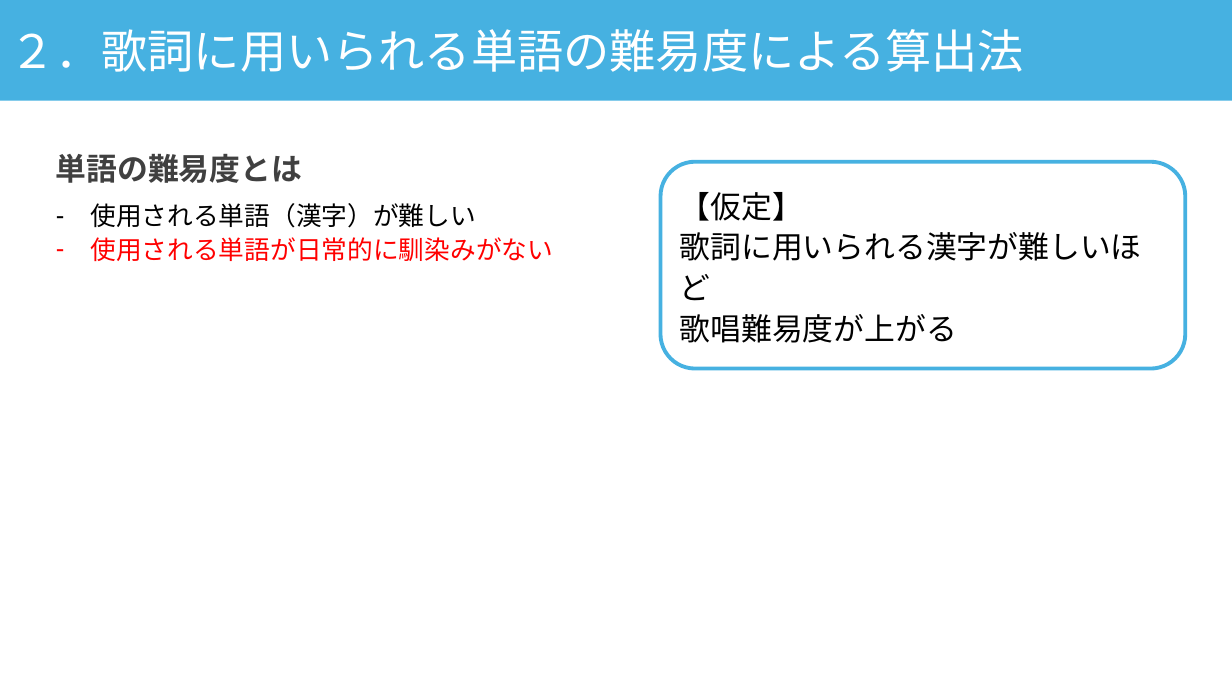
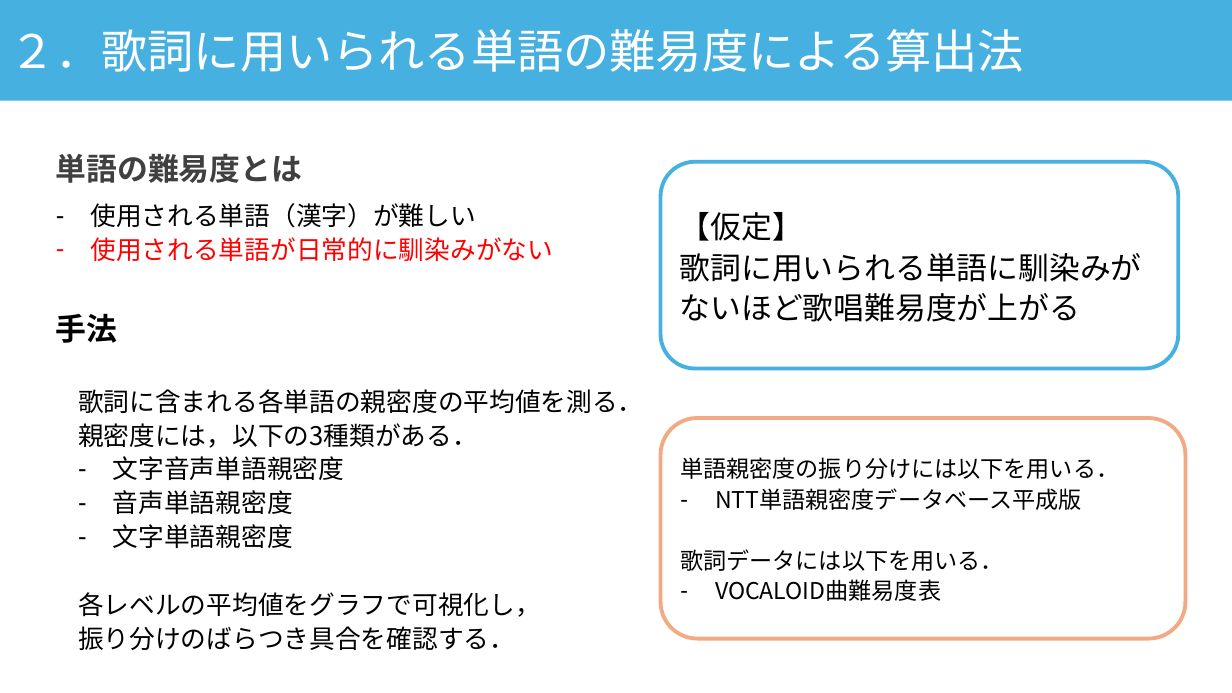
Before and after one commit to asn407/20241221, a slide deck: slide 10 of 年末発表.pptx. Drawn at 1232x693 pixels with LibreOffice and Linux fonts; fonts in the diff are those of the drawing. Boxes give left, top, right and bottom in pixels: in the first picture for what was removed or moved away, otherwise in the second. Text is boxed around its words. In the diff, an @@ line names an element or a change of style, - is before the commit and + after.

```diff
--- a/年末発表.pptx
+++ b/年末発表.pptx
@@ rounded rectangle "【仮定】": place and size @@
-rounded rectangle "【仮定】" at (661,162,1186,369)
+rounded rectangle "【仮定】" at (661,162,1178,369)
@@ text in rounded rectangle at (680,253,1142,322): text changed @@
-歌詞に用いられる漢字が難しいほど
-歌唱難易度が上がる
+歌詞に用いられる単語に馴染みがないほど歌唱難易度が上がる
@@ text added at (56,313,118,343), 24 pt, text #000000, bold @@
+手法
@@ text added at (78,389,644,650), 20 pt, text #000000 @@
+歌詞に含まれる各単語の親密度の平均値を測る．
+親密度には，以下の3種類がある．
+– 文字音声単語親密度
+– 音声単語親密度
+– 文字単語親密度
+各レベルの平均値をグラフで可視化し，
+振り分けのばらつき具合を確認する．
@@ rounded rectangle added at (661,418,1186,639), outline #F2AA84 3 pt, 18 pt, text #000000 @@
+単語親密度の振り分けには以下を用いる．
+– NTT単語親密度データベース平成版
+歌詞データには以下を用いる．
+– VOCALOID曲難易度表
```
Also in this commit, not shown: 1 slide added, 1 other file.
